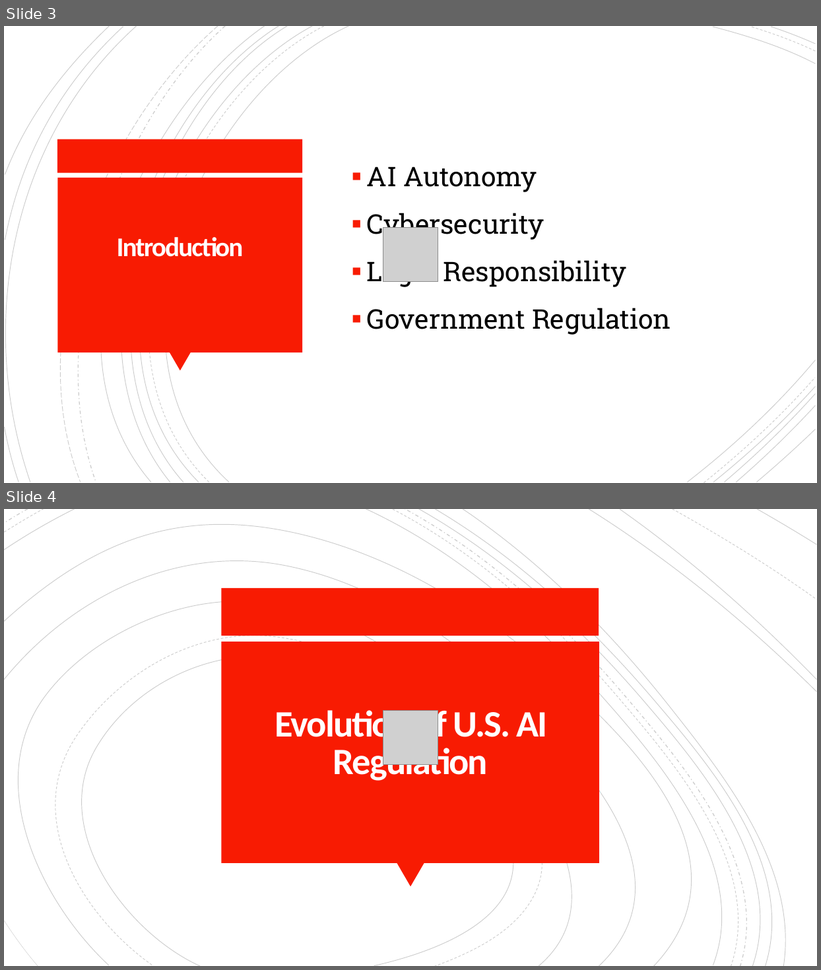
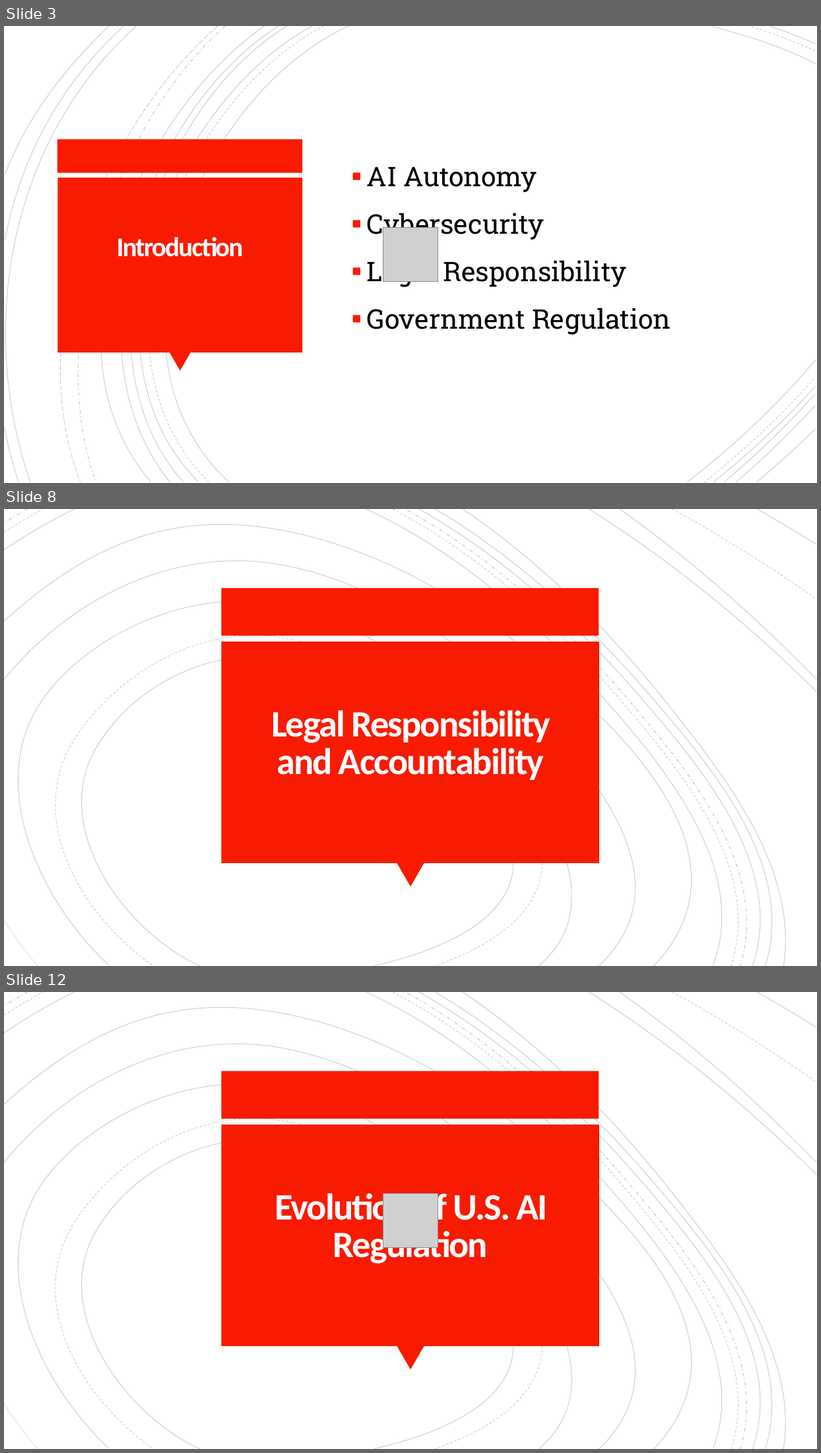
Before and after one commit to armitakia1/CEP146Project, a slide deck: video/AI Risks, accountability and Global Regulations.pptx. Shown one above the other, each under a label of ours: slides 3 and 4 before the commit, slides 3, 8 and 12 after it; the slides between them are not shown. The pictures are 821x970 and 821x1453 pixels, drawn with LibreOffice and Linux fonts; fonts in the diff are those of the drawing; grey boxes stand for pictures. Boxes give left, top, right and bottom in pixels: in the first picture for what was removed or moved away, otherwise in the second. Text is boxed around its words. In the diff, an @@ line names an element or a change of style, - is before the commit and + after.

```diff
--- a/video/AI Risks, accountability and Global Regulations.pptx
+++ b/video/AI Risks, accountability and Global Regulations.pptx
@@ slide 8 added at (4,509,817,966), background #FFFFFF; not listed: 22 template elements that a slide beside it also shows @@
@@ title added at (271,710,551,780), 44 pt, text #FFFEFF, bold @@
+Legal Responsibility and Accountability
@@ what was slide 4 is now slide 12 @@
```
Also in this commit, not shown: 10 other slides added.
